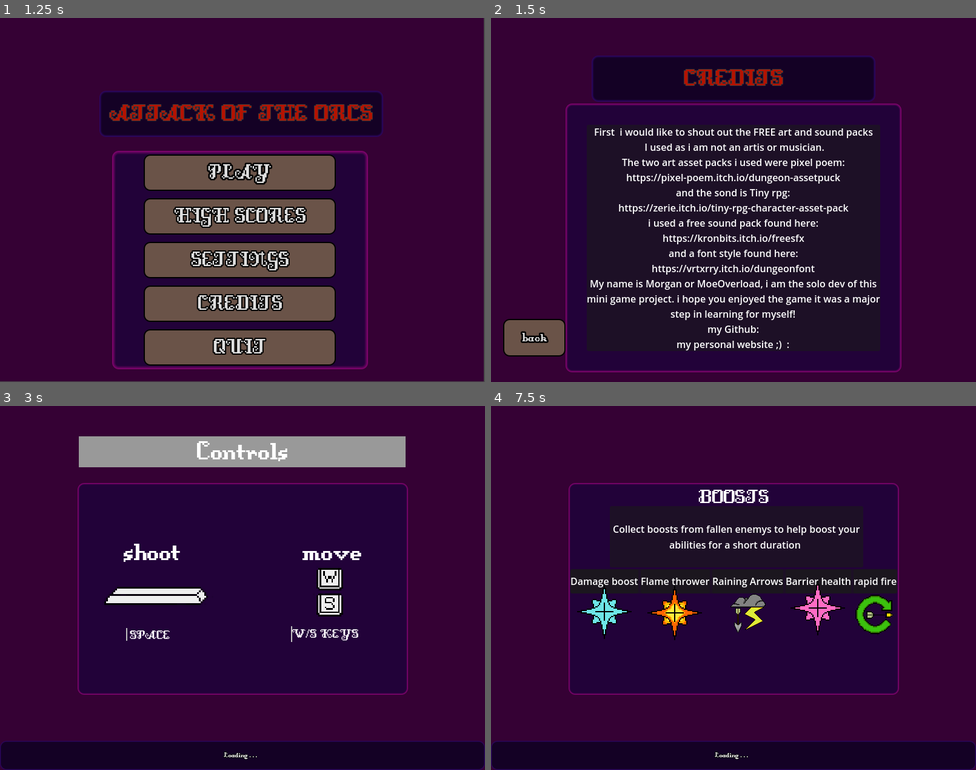
Above: before the commit, frames 1-4 (two rows, left to right).
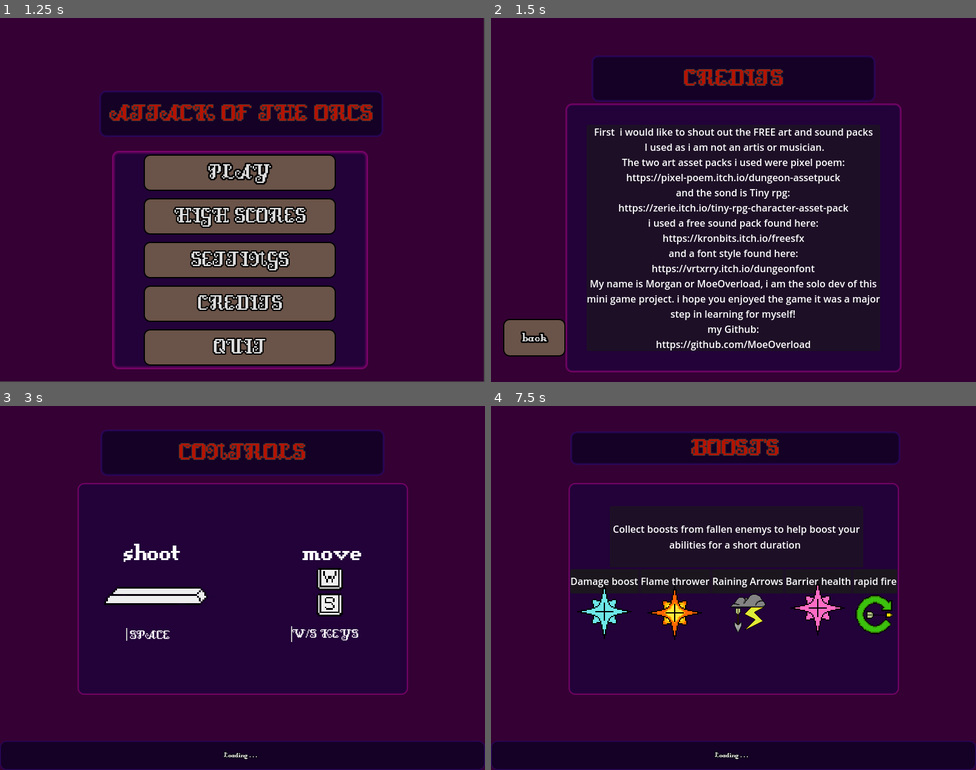
Above: after the commit, the same moments.

Repository: MoeOverload/cs50-project
Game: Godot game, scene res://ui scenes/main_node.tscn
Two runs of this game, one before a commit and one after it. Both use one fixed random seed, a clock stepped at 60 frames per second and the inputs below.
Inputs:
- Up to frame 1 (1.25 s): tap Enter (enter) at 0.5, 0.6 s; hold Up (up) from 0.53 s (still down)
- Up to frame 2 (1.5 s): release Up (up) at 1.25 s; click "CREDITS" at 1.25 s
- Up to frame 3 (3 s): click "back" at 2 s; click "PLAY" at 2.75 s
- Up to frame 4 (7.5 s): tap Space (fire) at 3.5, 3.6, 5, 5.1, 6.5, 6.6 s; hold S (down) 3.53-4.28 s; tap Enter (enter) at 4.25, 4.35, 5.75, 5.85, 7.35 s; hold Up (up) 4.28-5.78 s; hold S (down) from 5.78 s (still down)

Frame 1 is identical in both runs. In frame 2, 0.4% of the frame differs, in the area x 34-66%, y 88-92%; in frame 3, 7.9%, in the area x 16-84%, y 6-20%; in frame 4, 6.3%.
Error in both runs: Attempt to call function 'get_var' in base 'null instance' on a null instance. (res://globalscript.gd:96)

Commit message:
ui
ui fixes mostly

Diff:
--- a/attack-of-the-orcs/characters/enemy/enemy.tscn
+++ b/attack-of-the-orcs/characters/enemy/enemy.tscn
@@ -235,7 +235,7 @@
 collision_layer = 15
 
 [node name="CollisionShape2D" type="CollisionShape2D" parent="detectionArea"]
-position = Vector2(-1, -1)
+position = Vector2(-1.11111, 1.11111)
 shape = SubResource("CircleShape2D_5nr7e")
 
 [connection signal="area_entered" from="detectionArea" to="." method="_on_detection_area_area_entered"]
--- a/attack-of-the-orcs/characters/player scene/character_body_2d.tscn
+++ b/attack-of-the-orcs/characters/player scene/character_body_2d.tscn
@@ -203,7 +203,6 @@
 stream = ExtResource("5_l1hf0")
 attenuation = 3.36358
 panning_strength = 1.8
-bus = &"arrows"
 playback_type = 1
 
 [node name="rapidfiresound" type="AudioStreamPlayer" parent="."]
--- a/attack-of-the-orcs/default_bus_layout.tres
+++ b/attack-of-the-orcs/default_bus_layout.tres
@@ -13,21 +13,3 @@
 bus/2/bypass_fx = false
 bus/2/volume_db = 0.0
 bus/2/send = &"Master"
-bus/3/name = &"arrows"
-bus/3/solo = false
-bus/3/mute = false
-bus/3/bypass_fx = false
-bus/3/volume_db = 0.0
-bus/3/send = &"fx"
-bus/4/name = &"flame thrower"
-bus/4/solo = false
-bus/4/mute = false
-bus/4/bypass_fx = false
-bus/4/volume_db = 0.0
-bus/4/send = &"fx"
-bus/5/name = &"playerwalk"
-bus/5/solo = false
-bus/5/mute = false
-bus/5/bypass_fx = false
-bus/5/volume_db = 0.0
-bus/5/send = &"fx"
--- a/attack-of-the-orcs/ui scenes/credits_page.tscn
+++ b/attack-of-the-orcs/ui scenes/credits_page.tscn
@@ -171,7 +171,7 @@
 https://vrtxrry.itch.io/dungeonfont
 My name is Morgan or MoeOverload, i am the solo dev of this mini game project. i hope you enjoyed the game it was a major step in learning for myself!
 my Github:
-my personal website ;)  :"
+https://github.com/MoeOverload"
 label_settings = SubResource("LabelSettings_fkm25")
 horizontal_alignment = 1
 vertical_alignment = 1
--- a/attack-of-the-orcs/ui scenes/loadingscreen/loading.tscn
+++ b/attack-of-the-orcs/ui scenes/loadingscreen/loading.tscn
@@ -41,8 +41,6 @@
 corner_radius_bottom_left = 10
 expand_margin_top = 1.0
 
-[sub_resource type="StyleBoxFlat" id="StyleBoxFlat_ctdqs"]
-
 [sub_resource type="StyleBoxEmpty" id="StyleBoxEmpty_4011d"]
 
 [sub_resource type="StyleBoxLine" id="StyleBoxLine_3b45x"]
@@ -58,6 +56,26 @@
 grow_end = 0.0
 thickness = 2
 vertical = true
+
+[sub_resource type="StyleBoxFlat" id="StyleBoxFlat_f58n1"]
+bg_color = Color(0.0784314, 0.00392157, 0.145098, 1)
+border_width_left = 4
+border_width_top = 4
+border_width_right = 4
+border_width_bottom = 4
+border_color = Color(0.172549, 0.027451, 0.380392, 1)
+border_blend = true
+corner_radius_top_left = 10
+corner_radius_top_right = 10
+corner_radius_bottom_right = 10
+corner_radius_bottom_left = 10
+
+[sub_resource type="LabelSettings" id="LabelSettings_mr845"]
+font = ExtResource("4_wa7u0")
+font_size = 46
+font_color = Color(0.709804, 0.0705882, 0, 1)
+outline_size = 4
+outline_color = Color(0.223529, 0.223529, 0.223529, 1)
 
 [node name="loadingScreen1" type="Control"]
 layout_mode = 3
@@ -114,21 +132,6 @@
 wait_time = 4.523
 autostart = true
 
-[node name="PanelContainer2" type="PanelContainer" parent="."]
-layout_mode = 2
-offset_left = 130.0
-offset_top = 50.0
-offset_right = 669.0
-offset_bottom = 101.0
-
-[node name="Label" type="Label" parent="PanelContainer2"]
-layout_mode = 2
-theme_override_fonts/font = ExtResource("4_wa7u0")
-theme_override_font_sizes/font_size = 50
-theme_override_styles/normal = SubResource("StyleBoxFlat_ctdqs")
-text = "Controls"
-horizontal_alignment = 1
-
 [node name="HBoxContainer" type="HBoxContainer" parent="."]
 layout_mode = 2
 offset_left = 203.0
@@ -191,4 +194,24 @@
 scale = Vector2(2.75, 2.65625)
 texture = ExtResource("4_b4gkd")
 
+[node name="PanelContainer2" type="PanelContainer" parent="."]
+layout_mode = 1
+anchors_preset = 5
+anchor_left = 0.5
+anchor_right = 0.5
+offset_left = -234.0
+offset_top = 39.0
+offset_right = 234.0
+offset_bottom = 115.0
+grow_horizontal = 2
+theme_override_styles/panel = SubResource("StyleBoxFlat_f58n1")
+
+[node name="Label" type="Label" parent="PanelContainer2"]
+layout_mode = 2
+text = "Controls"
+label_settings = SubResource("LabelSettings_mr845")
+horizontal_alignment = 1
+vertical_alignment = 1
+uppercase = true
+
 [connection signal="timeout" from="loadTimer" to="." method="_on_load_timer_timeout"]
--- a/attack-of-the-orcs/ui scenes/loadingscreen/loading_screen_2.tscn
+++ b/attack-of-the-orcs/ui scenes/loadingscreen/loading_screen_2.tscn
@@ -44,6 +44,26 @@
 corner_radius_bottom_left = 10
 expand_margin_top = 1.0
 
+[sub_resource type="StyleBoxFlat" id="StyleBoxFlat_gelbn"]
+bg_color = Color(0.0784314, 0.00392157, 0.145098, 1)
+border_width_left = 4
+border_width_top = 4
+border_width_right = 4
+border_width_bottom = 4
+border_color = Color(0.172549, 0.027451, 0.380392, 1)
+border_blend = true
+corner_radius_top_left = 10
+corner_radius_top_right = 10
+corner_radius_bottom_right = 10
+corner_radius_bottom_left = 10
+
+[sub_resource type="LabelSettings" id="LabelSettings_4vwn8"]
+font = ExtResource("2_7yl4l")
+font_size = 46
+font_color = Color(0.709804, 0.0705882, 0, 1)
+outline_size = 4
+outline_color = Color(0.223529, 0.223529, 0.223529, 1)
+
 [node name="loadingScreen2" type="Control"]
 layout_mode = 3
 anchors_preset = 15
@@ -95,15 +115,6 @@
 grow_vertical = 2
 theme_override_styles/panel = SubResource("StyleBoxFlat_1qcxp")
 
-[node name="Label" type="Label" parent="PanelContainer4"]
-layout_mode = 2
-size_flags_vertical = 0
-theme_override_fonts/font = ExtResource("2_7yl4l")
-theme_override_font_sizes/font_size = 38
-text = "BOOSTS"
-horizontal_alignment = 1
-vertical_alignment = 1
-
 [node name="PanelContainer5" type="PanelContainer" parent="."]
 layout_mode = 1
 anchors_preset = 15
@@ -199,4 +210,24 @@
 scale = Vector2(1.8, 1.8)
 texture = ExtResource("7_hdoy8")
 
+[node name="PanelContainer7" type="PanelContainer" parent="."]
+layout_mode = 1
+anchors_preset = 5
+anchor_left = 0.5
+anchor_right = 0.5
+offset_left = -269.0
+offset_top = 42.0
+offset_right = 275.0
+offset_bottom = 97.0
+grow_horizontal = 2
+theme_override_styles/panel = SubResource("StyleBoxFlat_gelbn")
+
+[node name="Label" type="Label" parent="PanelContainer7"]
+layout_mode = 2
+text = "BOOST'S"
+label_settings = SubResource("LabelSettings_4vwn8")
+horizontal_alignment = 1
+vertical_alignment = 1
+uppercase = true
+
 [connection signal="timeout" from="loadTimer" to="." method="_on_load_timer_timeout"]
--- a/attack-of-the-orcs/ui scenes/sounds_fx.gd
+++ b/attack-of-the-orcs/ui scenes/sounds_fx.gd
@@ -6,12 +6,12 @@
 	get_tree().change_scene_to_file("res://ui scenes/settings_menu.tscn")
 
 #master volume control
-func _on_check_button_toggled():
+func _on_check_button_toggled(toggled_on: bool):
 	pass
 
 
 #music mute cntrol
-func _on_musicmute_toggled():
+func _on_musicmute_toggled(toggled_on: bool):
 	pass # Replace with function body.
 
 #sound fx control
Not shown: 1 places in attack-of-the-orcs/ui scenes/loadingscreen/loading.tscn that only renumber resources
Not shown: 1 places in attack-of-the-orcs/ui scenes/loadingscreen/loading_screen_2.tscn that only renumber resources
